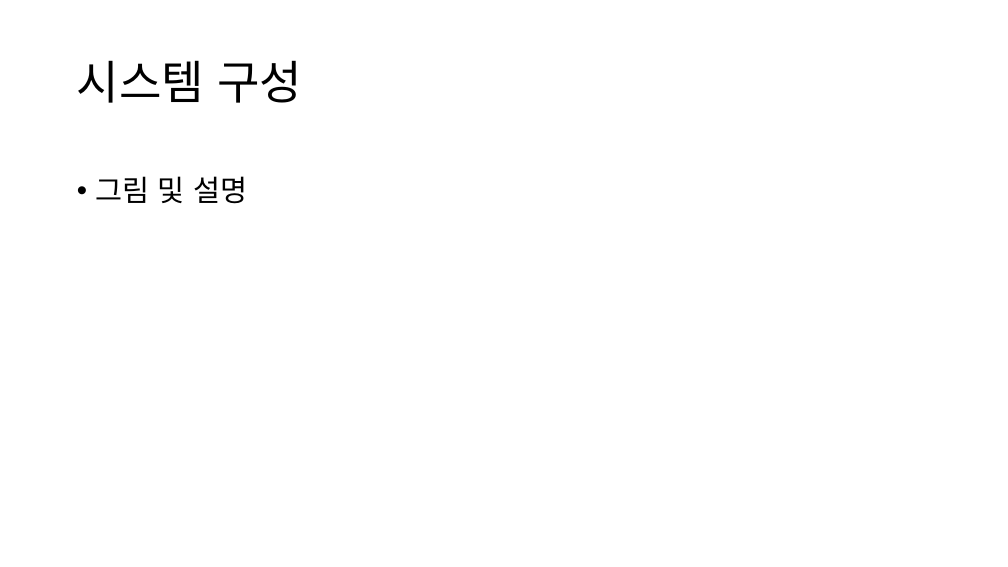
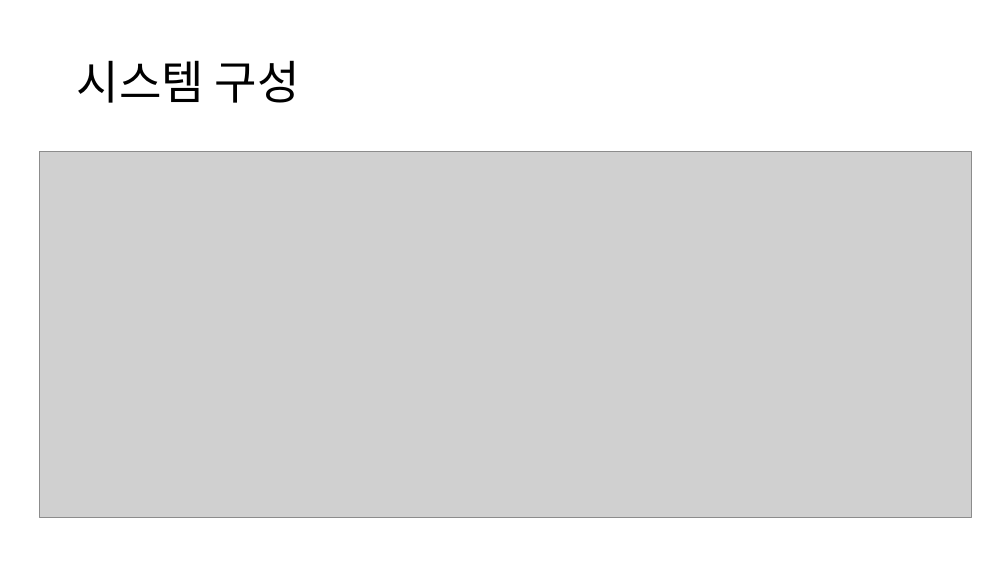
Before and after one commit to kimyuchan-1/MiniProject, a slide deck: slide 4 of 미니프로젝트계획서.pptx. Drawn at 1008x567 pixels with LibreOffice and Linux fonts; fonts in the diff are those of the drawing; grey boxes stand for pictures. Boxes give left, top, right and bottom in pixels: in the first picture for what was removed or moved away, otherwise in the second. Text is boxed around its words. In the diff, an @@ line names an element or a change of style, - is before the commit and + after.

```diff
--- a/미니프로젝트계획서.pptx
+++ b/미니프로젝트계획서.pptx
@@ picture added at [39, 152, 971, 518] @@
@@ text removed at [96, 176, 247, 204] @@
-• 그림 및 설명
```
Also in this commit, not shown: 9 other slides changed, 2 slides added, 7 other files.
